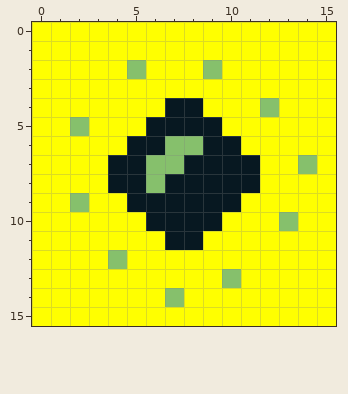
Pixel-art sprite: assets/sprites/enemy-projectile.png. That is the earlier state.
The file is 16x16 pixels.
Now the later version:
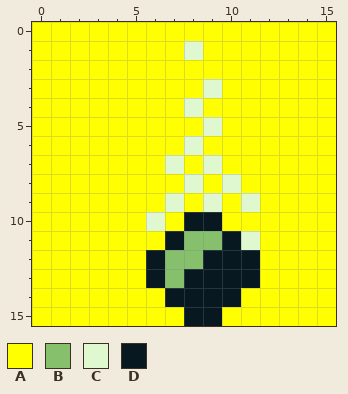
Palette (. is transparent): A #ffff00  B #86c06c  C #e0f8cf  D #071821
Change:
y 1: x 8 A -> C
y 2: x 5 B -> A; x 9 B -> A
y 3: x 9 A -> C
y 4: x 7..8 DD -> AC; x 12 B -> A
y 5: x 2 B -> A; x 6..9 DDDD -> AAAC
y 6: x 5..10 DDBBDD -> AAACAA
y 7: x 4..11 DDBBDDDD -> AAACACAA; x 14 B -> A
y 8: x 4..11 DDBDDDDD -> AAAACACA
y 9: x 2 B -> A; x 5..11 DDDDDDA -> AACACAC
y 10: x 6..7 DD -> CA; x 13 B -> A
y 11: x 8..11 DAAA -> BBDC
y 12: x 4 B -> A; x 6..11 AAAAAA -> DBBDDD
y 13: x 6..11 AAAABA -> DBDDDD
y 14: x 7..10 BAAA -> DDDD
y 15: x 8..9 AA -> DD
Where, in picture pixels (left, top, right, bottom), the same in both pictures:
changed: (70, 41, 317, 326)
